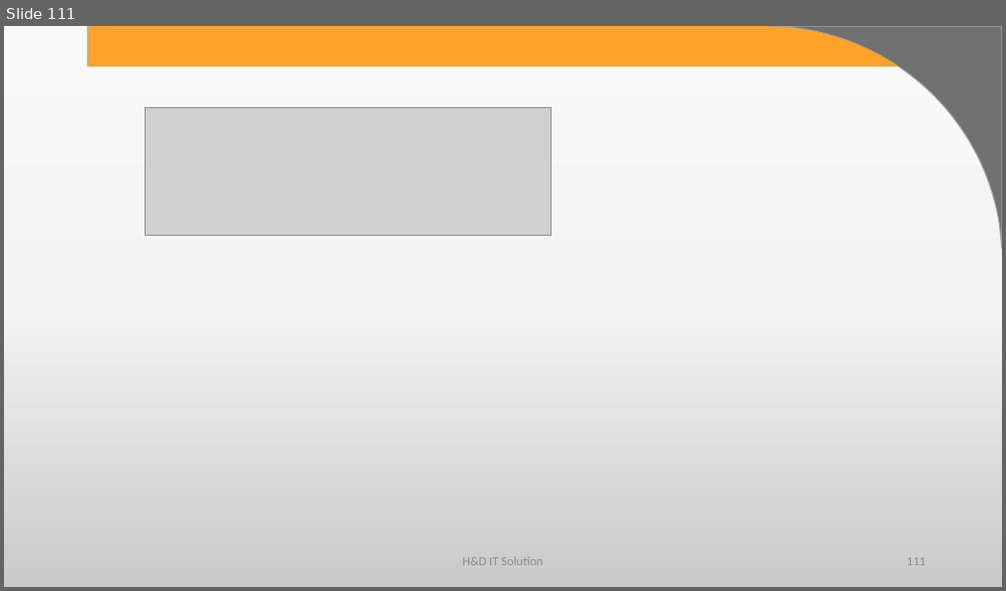
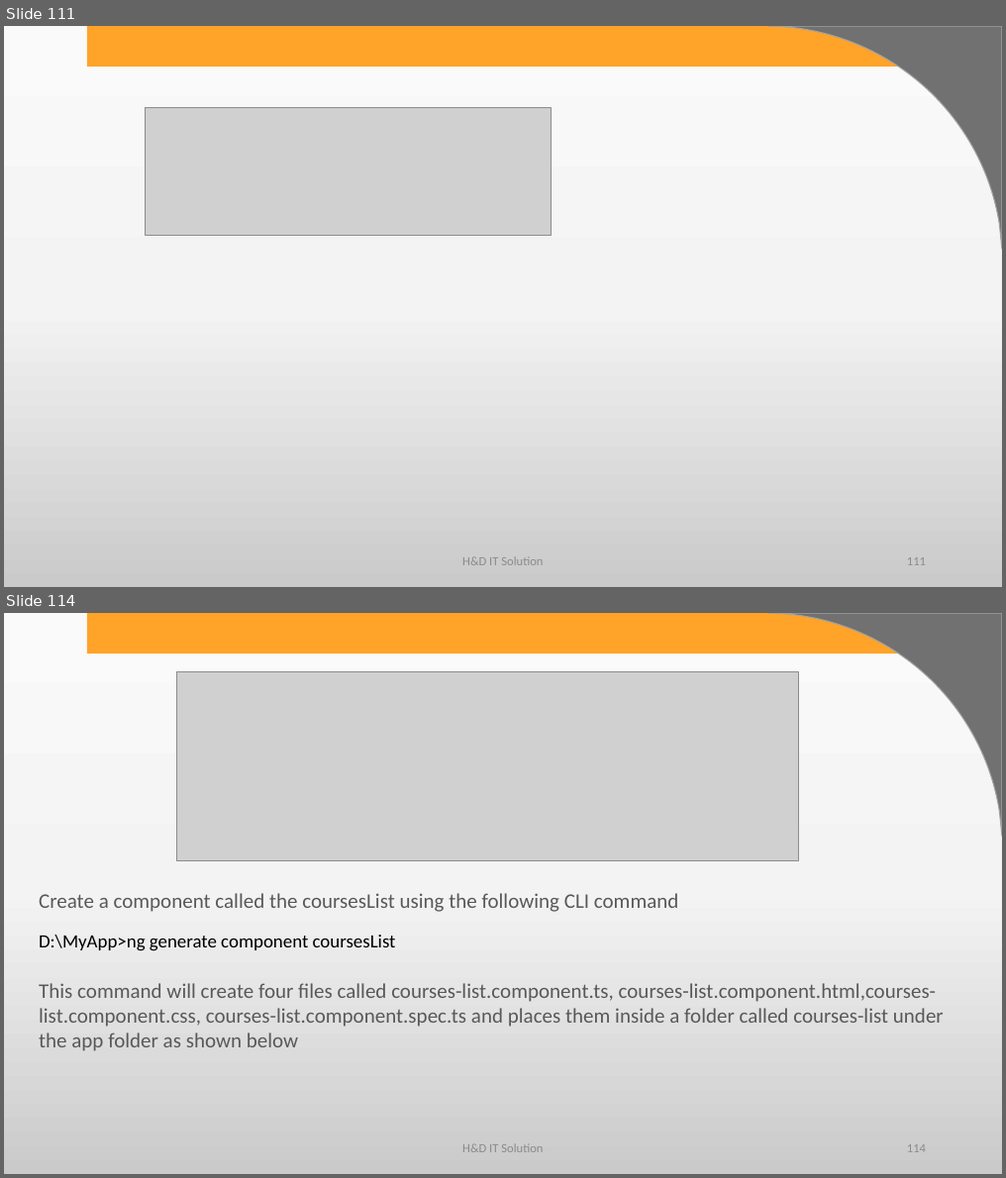
Before and after one commit to harshadasawant/infiniteAngular, a slide deck: ppt/ANGULAR.pptx. Shown one above the other, each under a label of ours: slide 111 before the commit, slides 111 and 114 after it; the slides between them are not shown. The pictures are 1006x591 and 1006x1178 pixels, drawn with LibreOffice and Linux fonts; fonts in the diff are those of the drawing; grey boxes stand for pictures; background and template pictures are left out. Boxes give left, top, right and bottom in pixels: in the first picture for what was removed or moved away, otherwise in the second. Text is boxed around its words. In the diff, an @@ line names an element or a change of style, - is before the commit and + after.

```diff
--- a/ppt/ANGULAR.pptx
+++ b/ppt/ANGULAR.pptx
@@ slide 114 added at (x1=4, y1=613, x2=1002, y2=1174), background gradient #FBFBFB to #F4F4F4 to #CBCBCB; not listed: 2 template elements that a slide beside it also shows @@
@@ picture added at (x1=177, y1=671, x2=798, y2=861) @@
@@ text added at (x1=39, y1=893, x2=679, y2=912), 20 pt, text #595959 @@
+Create a component called the coursesList using the following CLI command
@@ text added at (x1=39, y1=935, x2=396, y2=952), 18 pt, text #000000 @@
+D:\MyApp>ng generate component coursesList
@@ text added at (x1=39, y1=983, x2=944, y2=1052), 20 pt, text #595959 @@
+This command will create four files called courses-list.component.ts, courses-list.component.html,courses-list.component.css, courses-list.component.spec.ts and places them inside a folder called courses-list under the app folder as shown below
@@ text added at (x1=462, y1=1145, x2=543, y2=1153), 12 pt, text #8C8C8C @@
+H&D IT Solution
@@ page number added at (x1=907, y1=1145, x2=926, y2=1153), 12 pt, text #8C8C8C @@
+114
```
Also in this commit, not shown: 21 other slides added, 7 other files.
